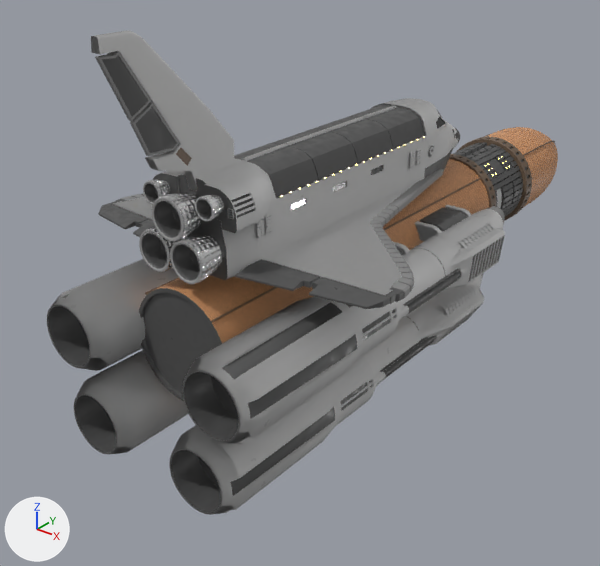
The Blender file Models/shuttle.blend as it was, and as the next commit left it.
Camera for both pictures: a camera (50 mm lens) standing at (13.94, -13.29, 9.24) and looking at (2.75, 0.69, 0.57). Arrows for +X, +Y and +Z are at lower left; the lights stay in place.
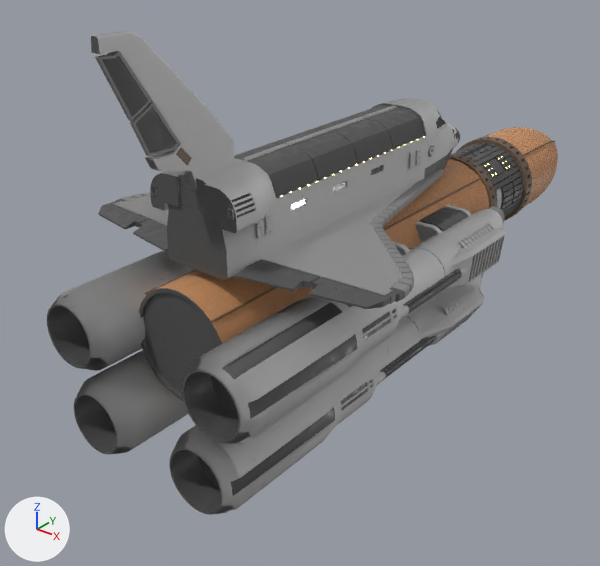
The change, as a list of edits to the scene's bpy script:
```text
Remove ob_cylinder:
    ob_cylinder = bpy.data.objects.new('Cylinder', me_cylinder)
    ob_cylinder.location = (3.99, -3.89, 3.97)
    ob_cylinder.scale = (2.0, 2.0, 2.0)
Remove ob_cylinder_001:
    ob_cylinder_001 = bpy.data.objects.new('Cylinder.001', me_cylinder)
    ob_cylinder_001.location = (3.58, -3.89, 3.28)
    ob_cylinder_001.scale = (2.0, 2.0, 2.0)
Remove ob_cylinder_002:
    ob_cylinder_002 = bpy.data.objects.new('Cylinder.002', me_cylinder)
    ob_cylinder_002.location = (4.37, -3.89, 3.28)
    ob_cylinder_002.scale = (2.0, 2.0, 2.0)
Remove ob_cylinder_003:
    ob_cylinder_003 = bpy.data.objects.new('Cylinder.003', me_cylinder)
    ob_cylinder_003.location = (4.63, -3.9, 4.28)
    ob_cylinder_003.scale = (1.07, 1.07, 1.07)
Remove ob_cylinder_004:
    ob_cylinder_004 = bpy.data.objects.new('Cylinder.004', me_cylinder)
    ob_cylinder_004.location = (3.34, -3.9, 4.28)
    ob_cylinder_004.scale = (1.07, 1.07, 1.07)
```

Location of each change, (x1, y1, x2, y2) in pixels of the pictures (600 x 566 px):
'Cylinder.002', deleted: before (170, 235, 224, 284)
    faces in mat_metal: (170, 235, 224, 284)
    faces in mat_dark_paint: (173, 245, 199, 281)
'Cylinder', deleted: before (152, 193, 204, 242)
    faces in mat_metal: (152, 193, 204, 242)
    faces in mat_dark_paint: (154, 201, 181, 238)
'Cylinder.001', deleted: before (139, 227, 189, 272)
    faces in mat_dark_paint: (142, 234, 167, 269)
    faces in mat_metal: (139, 227, 189, 272)
'Cylinder.003', deleted: before (195, 195, 224, 222)
    faces in mat_metal: (195, 195, 224, 222)
    faces in mat_dark_paint: (197, 199, 211, 219)
'Cylinder.004', deleted: before (143, 179, 171, 204)
    faces in mat_metal: (143, 179, 171, 204)
    faces in mat_dark_paint: (144, 183, 158, 203)
